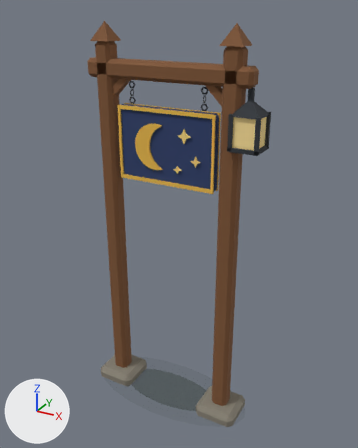
The glTF model web/world/assets/inn_sign.glb as it was, and as the next commit left it.
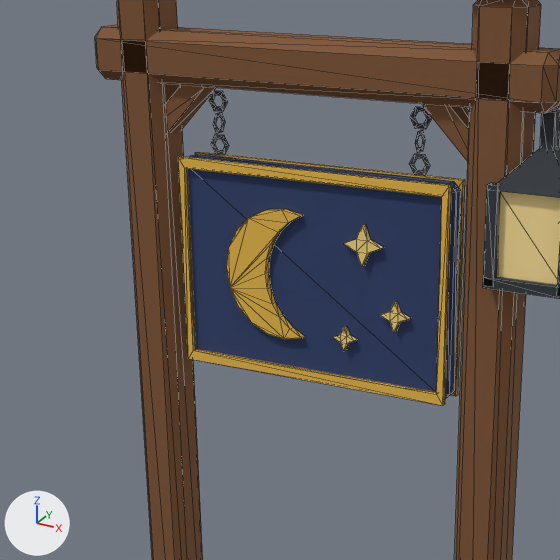
Each version appears first whole from a 50 mm camera at (1.344, -2.313, 2.411) aimed at (0.041, 0.056, 1.226), and next in a close-up on the part from 15% to 71% of the width and 11% to 56% of the height. Every picture has the same lights, and +X, +Y and +Z are marked at lower left. The last two pictures show the newer version. The close-ups show mesh edges as thin lines. Vertices at exactly the same position are counted once.

The first close-up shows 'inn_sign'.
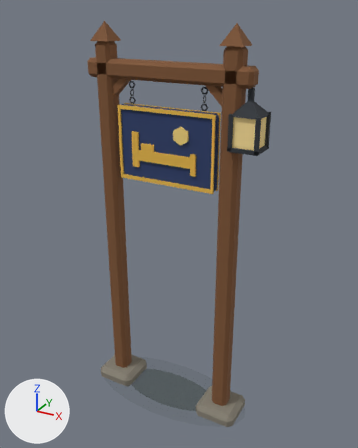
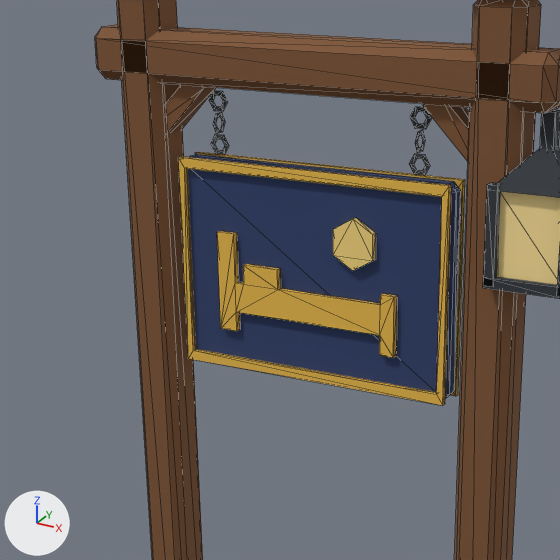
Edits to the bpy script that builds the scene:
```text
Change me_sx_inn_sign:
    used by ob_inn_sign; location = (0.0, 0.0, 0.0)
    remove me_sx_inn_sign.from_pydata(...)  # 599 vertices, 978 faces; spans x -0.55..0.55, y -0.25..0.25, z -0.02..2.34
    add me_sx_inn_sign.from_pydata(...)  # 503 vertices, 802 faces; spans x -0.55..0.55, y -0.25..0.25, z -0.02..2.34
    me_sx_inn_sign part 1: a new loose piece, a 6-sided cylinder along y spanning x 0.057..0.143, y -0.037..-0.023, z 1.73..1.83, in mat_sx_hex_in (yellow #f6d77e)
    me_sx_inn_sign part 2: the loose piece of 44 vertices spanning x -0.19..-0.02, y -0.04..-0.02, z 1.57..1.83 is rebuilt with 32 vertices and now spans x -0.21..0.19, y -0.04..-0.02, z 1.57..1.77
    me_sx_inn_sign part 3: 6 loose pieces with 96 vertices, spanning x -0.22..0.22, y -0.04..0.04, z 1.57..1.82, are deleted
    other edits to the shape of me_sx_inn_sign do not show in these pictures
```

Boxes (x1, y1, x2, y2) around the edits, measured in the close-ups (560 x 560 px):
part 1 of me_sx_inn_sign, added
    after: (333, 218, 376, 271)
part 2 of me_sx_inn_sign, rebuilt (126% wider)
    before: (226, 209, 305, 339)
    after: (217, 231, 397, 357)
part 3 of me_sx_inn_sign, deleted
    before: (333, 224, 410, 351)
